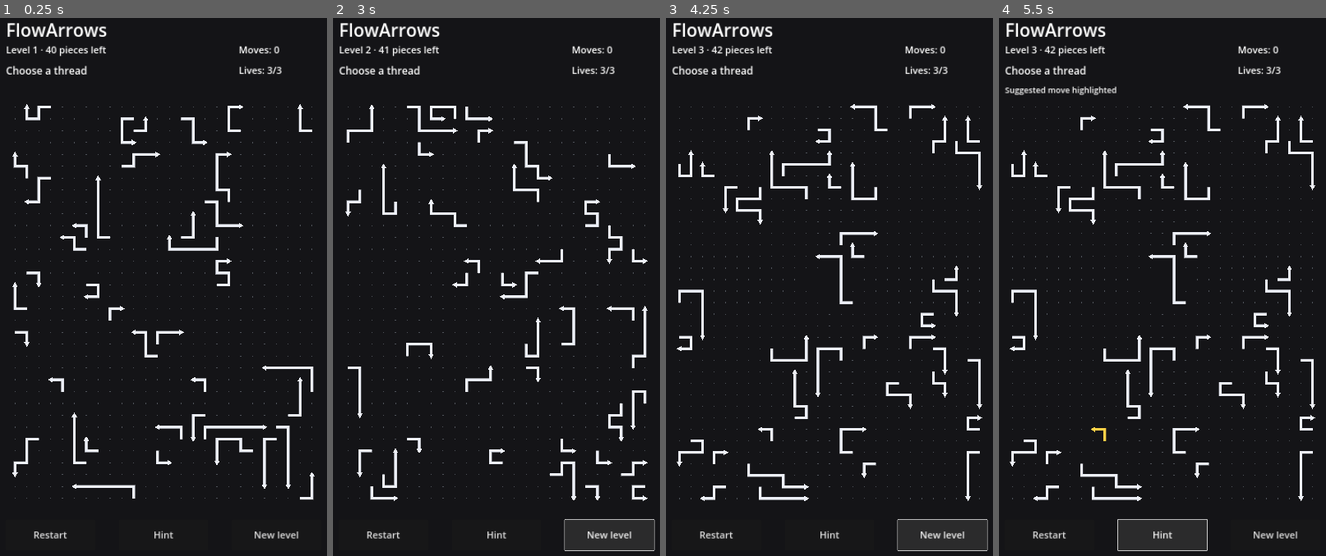
Above: before the commit, frames 1-4 (left to right).
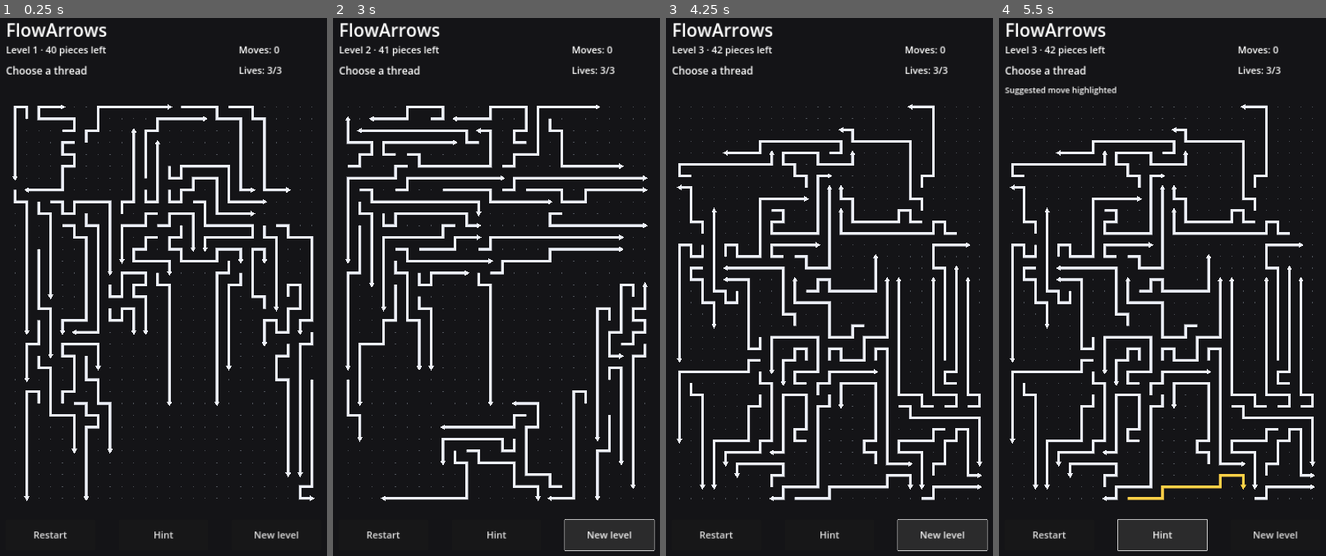
Above: after the commit, the same moments.

Repository: AiRigaLabs01/FlowArrows
Game: Godot game, scene res://src/game/main.tscn
Two runs of this game, one before a commit and one after it. Both use one fixed random seed, a clock stepped at 60 frames per second and the inputs below.
Inputs:
- Up to frame 1 (0.25 s): no input
- Up to frame 2 (3 s): click "Restart" at 0.5 s; click "Restart" at 1.25 s; click "Restart" at 2 s; click "New level" at 2.75 s
- Up to frame 3 (4.25 s): click "New level" at 3.5 s
- Up to frame 4 (5.5 s): click "Hint" at 4.25 s; click "Hint" at 5 s

The runs differ from the first frame. In frame 1, 10% of the frame differs, in the area x 3-97%, y 16-90%; in frame 2, 10%; in frame 3, 11%; in frame 4, 11%.

Commit message:
Bias generation toward dense long-thread boards

Diff:
--- a/src/core/generator.gd
+++ b/src/core/generator.gd
@@ -8,7 +8,7 @@
 const DifficultyScript = preload("res://src/core/difficulty.gd")
 
 const MAX_GENERATION_ATTEMPTS := 16
-const CANDIDATES_PER_PIECE := 96
+const CANDIDATES_PER_PIECE := 128
 const DIFFICULTY_CANDIDATES := 5
 
 var rng: RandomNumberGenerator = RandomNumberGenerator.new()
@@ -25,18 +25,22 @@
 	complexity = maxi(complexity, 1)
 
 	var target_score: int = _target_difficulty_score(piece_count, complexity)
+	var target_density: float = _target_board_density(complexity)
 	var best: Dictionary = {}
-	var best_distance: int = 1 << 30
-
-	# Construct several proven-solvable boards and select the one whose dependency
-	# structure is closest to the target difficulty for this level.
+	var best_distance: float = INF
+
+	# Construct several proven-solvable boards and select by both mathematical
+	# difficulty and visual occupancy. Sparse boards are intentionally penalized.
 	for _sample in range(DIFFICULTY_CANDIDATES):
 		for _attempt in range(MAX_GENERATION_ATTEMPTS):
 			var generated := _generate_reverse_solvable(piece_count, board_size, complexity)
 			if generated.is_empty():
 				continue
 			var score: int = int(generated["difficulty"]["score"])
-			var distance: int = absi(score - target_score)
+			var density: float = float(generated["difficulty"]["board_density"])
+			var score_distance := float(absi(score - target_score))
+			var density_penalty := maxf(0.0, target_density - density) * 900.0
+			var distance := score_distance + density_penalty
 			if best.is_empty() or distance < best_distance:
 				best = generated
 				best_distance = distance
@@ -44,15 +48,18 @@
 
 	if not best.is_empty():
 		best["target_difficulty_score"] = target_score
+		best["target_board_density"] = target_density
 		return best
 	return _generate_safe_multicell_fallback(piece_count, board_size)
 
 func _target_difficulty_score(piece_count: int, complexity: int) -> int:
-	# Piece count sets the baseline; dependency structure increasingly dominates
-	# as the level number grows. The curve is intentionally smooth rather than
-	# stepping only when board dimensions change.
 	var level_term: int = maxi(complexity - 1, 0)
 	return piece_count * 5 + 70 + level_term * 24 + int(pow(float(level_term), 1.25) * 5.0)
+
+func _target_board_density(complexity: int) -> float:
+	# The reference look is intentionally crowded. Keep a little breathing room so
+	# solvable exit corridors still exist, but push later boards close to full.
+	return minf(0.82 + float(maxi(complexity - 1, 0)) * 0.008, 0.92)
 
 func _generate_reverse_solvable(piece_count: int, board_size: Vector2i, complexity: int) -> Dictionary:
 	var pieces: Array = []
@@ -88,8 +95,6 @@
 	for i in range(insertion_order.size() - 1, -1, -1):
 		known_solution.append(insertion_order[i])
 
-	# Keep the mathematical solver as an independent safety oracle. The reverse
-	# construction already proves solvability; disagreement indicates a bug.
 	var graph_solution: Array[String] = DependencySolverScript.new().solve(board)
 	if graph_solution.size() != piece_count:
 		return {}
@@ -101,17 +106,20 @@
 	}
 
 func _build_path(board_size: Vector2i, occupied: Dictionary, complexity: int) -> Array[Vector2i]:
-	# Threads should already look like real paths on level 1. Complexity then adds
-	# length and bends rather than starting from mostly one-segment arrows.
-	var min_length: int = mini(3 + int((complexity - 1) / 5), 6)
-	var max_length: int = mini(7 + int((complexity - 1) / 2), 12)
-	var target_length: int = rng.randi_range(min_length, max_length)
-	var desired_turns: int = mini(1 + int((complexity - 1) / 3), 6)
-
-	for _attempt in range(64):
-		var start := Vector2i(rng.randi_range(0, board_size.x - 1), rng.randi_range(0, board_size.y - 1))
-		if occupied.has(_cell_key(start)):
-			continue
+	# Long threads are the default, not the exception. Level 1 already contains
+	# substantial paths; later levels add both length and bends.
+	var min_length: int = mini(6 + int((complexity - 1) / 6), 9)
+	var max_length: int = mini(14 + int((complexity - 1) / 2), 20)
+	var spread: int = maxi(max_length - min_length, 1)
+	# Squaring the random value biases the result toward max_length.
+	var target_length: int = max_length - int(pow(rng.randf(), 2.0) * float(spread))
+	var desired_turns: int = mini(2 + int((complexity - 1) / 3), 7)
+	var minimum_accepted_length: int = maxi(min_length, int(ceil(float(target_length) * 0.75)))
+
+	for _attempt in range(96):
+		var start := _choose_empty_start(board_size, occupied)
+		if start.x < 0:
+			return []
 		var path: Array[Vector2i] = [start]
 		var previous_direction := Vector2i.ZERO
 		var turns := 0
@@ -134,10 +142,12 @@
 			var next_cell: Vector2i
 			if turns < desired_turns and not turning_candidates.is_empty():
 				next_cell = turning_candidates[rng.randi_range(0, turning_candidates.size() - 1)]
-			elif not straight_candidates.is_empty() and rng.randf() < 0.60:
+			elif not straight_candidates.is_empty() and rng.randf() < 0.70:
 				next_cell = straight_candidates[rng.randi_range(0, straight_candidates.size() - 1)]
 			else:
-				next_cell = candidates[rng.randi_range(0, candidates.size() - 1)]
+				# Prefer cells near existing geometry once the mandatory bends exist;
+				# this closes visible holes without permitting overlap.
+				next_cell = _choose_dense_candidate(candidates, occupied)
 
 			var direction: Vector2i = next_cell - path[-1]
 			if previous_direction != Vector2i.ZERO and direction != previous_direction:
@@ -145,9 +155,50 @@
 			previous_direction = direction
 			path.append(next_cell)
 
-		if path.size() >= min_length and turns >= mini(desired_turns, path.size() - 2):
+		if path.size() >= minimum_accepted_length and turns >= mini(desired_turns, path.size() - 2):
 			return path
 	return []
+
+func _choose_empty_start(board_size: Vector2i, occupied: Dictionary) -> Vector2i:
+	# Sample several empty cells and prefer one adjacent to existing threads. This
+	# packs new paths into gaps instead of scattering starts uniformly.
+	var best := Vector2i(-1, -1)
+	var best_score := -1
+	for _i in range(28):
+		var cell := Vector2i(rng.randi_range(0, board_size.x - 1), rng.randi_range(0, board_size.y - 1))
+		if occupied.has(_cell_key(cell)):
+			continue
+		var score := _occupied_neighbor_count(cell, occupied)
+		if score > best_score:
+			best = cell
+			best_score = score
+	if best.x >= 0:
+		return best
+	for y in range(board_size.y):
+		for x in range(board_size.x):
+			var cell := Vector2i(x, y)
+			if not occupied.has(_cell_key(cell)):
+				return cell
+	return Vector2i(-1, -1)
+
+func _choose_dense_candidate(candidates: Array[Vector2i], occupied: Dictionary) -> Vector2i:
+	var best_score := -1
+	var best: Array[Vector2i] = []
+	for cell in candidates:
+		var score := _occupied_neighbor_count(cell, occupied)
+		if score > best_score:
+			best_score = score
+			best = [cell]
+		elif score == best_score:
+			best.append(cell)
+	return best[rng.randi_range(0, best.size() - 1)]
+
+func _occupied_neighbor_count(cell: Vector2i, occupied: Dictionary) -> int:
+	var count := 0
+	for direction in [Vector2i.UP, Vector2i.DOWN, Vector2i.LEFT, Vector2i.RIGHT]:
+		if occupied.has(_cell_key(cell + direction)):
+			count += 1
+	return count
 
 func _exit_direction(cells: Array[Vector2i], board_size: Vector2i) -> Vector2i:
 	var head: Vector2i = cells[-1]
